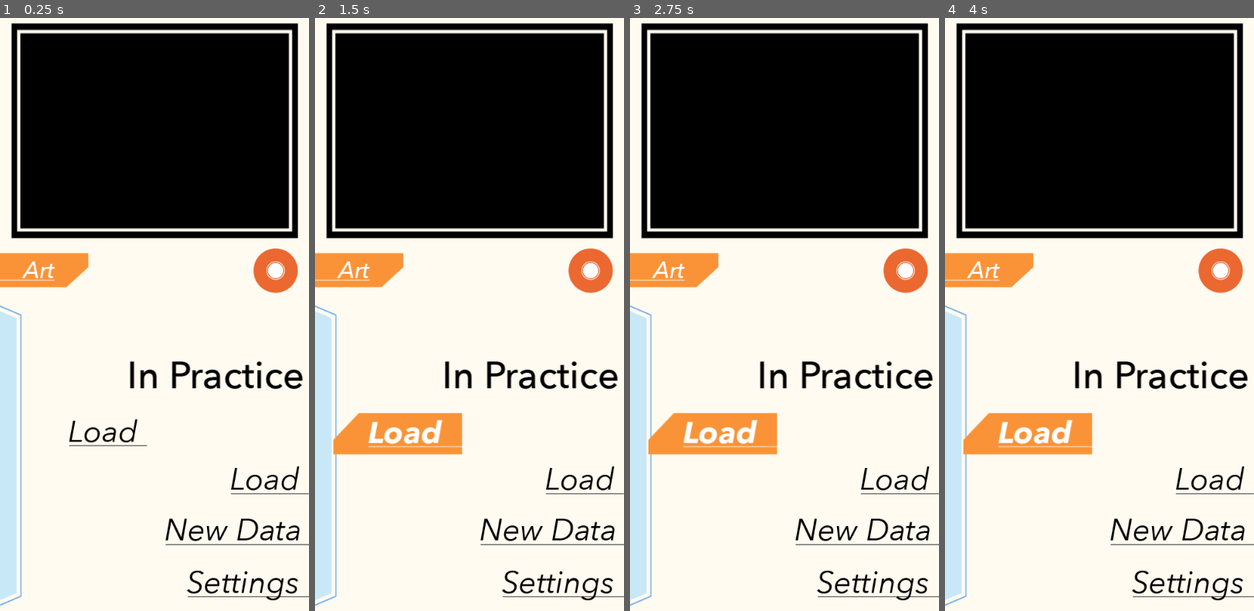
Above: before the commit, frames 1-4 (left to right).
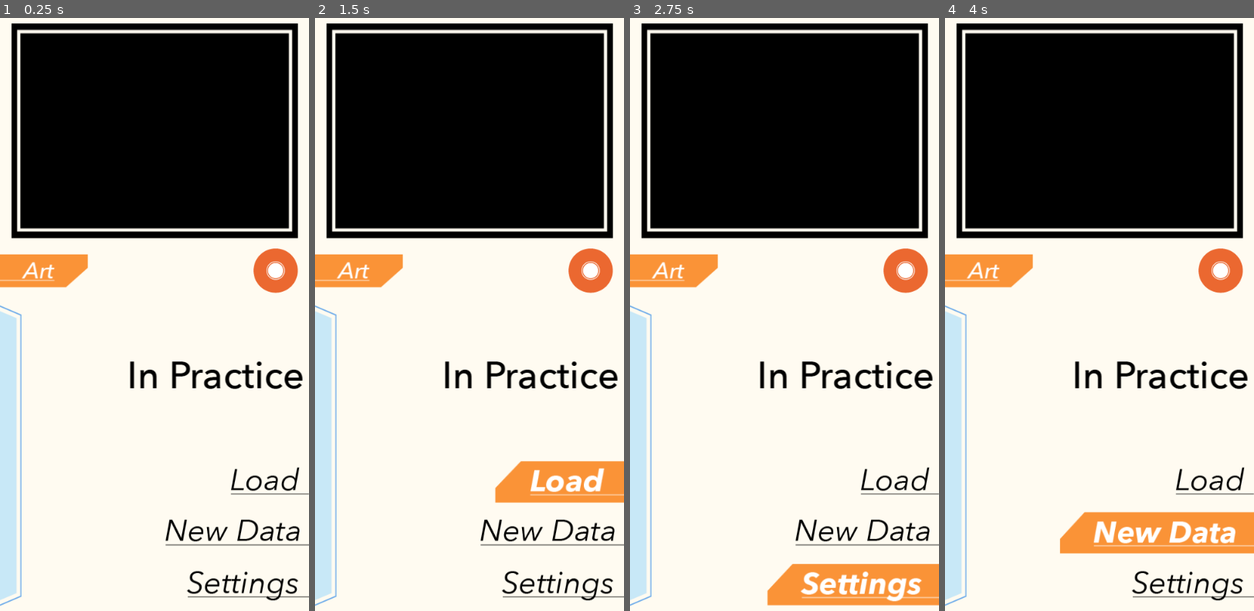
Above: after the commit, the same moments.

Repository: jv40/In-Practice
Game: Godot game, scene res://scenes/home_menu.tscn
The game is run twice, just before and just after one commit, with the same random seed, the same clock (stepped at 60 frames per second) and the same inputs.
Inputs (mouse positions are in pixels of both pictures, inside the frame that each line leads up to; where the layout moved, square brackets give the same spot in the first picture):
- Up to frame 1 (0.25 s): no input
- Up to frame 2 (1.5 s): click (590, 272) at 0.5 s; click (583, 486) [423, 433] at 1.25 s
- Up to frame 3 (2.75 s): click (877, 587) [738, 433] at 2 s
- Up to frame 4 (4 s): click (988, 272) [1053, 433] at 2.75 s; click (1182, 533) [1053, 433] at 3.5 s

The runs differ from the first frame. In frame 1, 1.6% of the frame differs, in the area x 0-100%, y 39-99%; in frame 2, 5.9%; in frame 3, 6.8%; in frame 4, 7.0%.

Commit message:
Home Menu Button created using UI Button Scene

Diff:
--- a/scenes/home_menu.tscn
+++ b/scenes/home_menu.tscn
@@ -113,6 +113,60 @@
 [sub_resource type="StyleBoxTexture" id="StyleBoxTexture_0k336"]
 texture = ExtResource("7_nwib3")
 
+[sub_resource type="StyleBoxTexture" id="StyleBoxTexture_yc4qc"]
+texture = ExtResource("13_pe3pj")
+expand_margin_left = 80.0
+expand_margin_top = 5.0
+expand_margin_bottom = 5.0
+
+[sub_resource type="StyleBoxTexture" id="StyleBoxTexture_nwib3"]
+texture = ExtResource("13_pe3pj")
+expand_margin_left = 80.0
+expand_margin_top = 5.0
+expand_margin_bottom = 5.0
+
+[sub_resource type="StyleBoxTexture" id="StyleBoxTexture_ogu25"]
+texture = ExtResource("13_pe3pj")
+expand_margin_left = 80.0
+expand_margin_top = 5.0
+expand_margin_bottom = 5.0
+
+[sub_resource type="StyleBoxTexture" id="StyleBoxTexture_86nr7"]
+texture = ExtResource("8_ogu25")
+
+[sub_resource type="StyleBoxTexture" id="StyleBoxTexture_5l6jb"]
+texture = ExtResource("14_m56bf")
+expand_margin_left = 80.0
+expand_margin_top = 5.0
+expand_margin_bottom = 5.0
+
+[sub_resource type="StyleBoxTexture" id="StyleBoxTexture_653sy"]
+texture = ExtResource("14_m56bf")
+expand_margin_left = 80.0
+expand_margin_top = 5.0
+expand_margin_bottom = 5.0
+
+[sub_resource type="StyleBoxTexture" id="StyleBoxTexture_15j8l"]
+texture = ExtResource("14_m56bf")
+expand_margin_left = 80.0
+expand_margin_top = 5.0
+expand_margin_bottom = 5.0
+
+[sub_resource type="StyleBoxTexture" id="StyleBoxTexture_pe3pj"]
+texture = ExtResource("9_86nr7")
+
+[sub_resource type="StyleBoxTexture" id="StyleBoxTexture_m56bf"]
+texture = ExtResource("6_yc4qc")
+
+[sub_resource type="StyleBoxTexture" id="StyleBoxTexture_d3jxw"]
+texture = ExtResource("6_yc4qc")
+
+[sub_resource type="StyleBoxTexture" id="StyleBoxTexture_tjbjj"]
+texture = ExtResource("6_yc4qc")
+
+[sub_resource type="StyleBoxTexture" id="StyleBoxTexture_y3dyl"]
+texture = ExtResource("6_yc4qc")
+
 [node name="HomeMenu" type="Control"]
 layout_mode = 3
 anchors_preset = 15
@@ -159,6 +213,7 @@
 texture = ExtResource("5_u2ahj")
 
 [node name="Art Button" type="Button" parent="."]
+visible = false
 layout_mode = 1
 anchors_preset = -1
 anchor_left = 0.151
@@ -179,6 +234,7 @@
 icon = ExtResource("6_yc4qc")
 
 [node name="Load Button" type="Button" parent="."]
+visible = false
 layout_mode = 1
 anchors_preset = -1
 anchor_left = 0.871
@@ -199,6 +255,7 @@
 icon = ExtResource("7_nwib3")
 
 [node name="New Data Button" type="Button" parent="."]
+visible = false
 layout_mode = 1
 anchors_preset = -1
 anchor_left = 0.766
@@ -219,6 +276,7 @@
 icon = ExtResource("8_ogu25")
 
 [node name="Settings Button" type="Button" parent="."]
+visible = false
 layout_mode = 1
 anchors_preset = -1
 anchor_left = 0.802
@@ -270,17 +328,53 @@
 [node name="ClickSFX" type="AudioStreamPlayer" parent="."]
 stream = ExtResource("17_y3dyl")
 
-[node name="Button" parent="." instance=ExtResource("18_hvx0t")]
+[node name="Load But" parent="." instance=ExtResource("18_hvx0t")]
 layout_mode = 0
-offset_left = 109.0
-offset_top = 656.0
-offset_right = 238.0
-offset_bottom = 719.0
+offset_left = 371.0
+offset_top = 734.0
+offset_right = 500.0
+offset_bottom = 797.0
 theme_override_styles/focus = SubResource("StyleBoxEmpty_hvx0t")
 theme_override_styles/hover_pressed = SubResource("StyleBoxTexture_hvx0t")
 theme_override_styles/hover = SubResource("StyleBoxTexture_e8hk2")
 theme_override_styles/pressed = SubResource("StyleBoxTexture_u2ahj")
 theme_override_styles/normal = SubResource("StyleBoxTexture_0k336")
+
+[node name="New Data But" parent="." instance=ExtResource("18_hvx0t")]
+layout_mode = 0
+offset_left = 266.0
+offset_top = 816.0
+offset_right = 500.0
+offset_bottom = 879.0
+theme_override_styles/focus = SubResource("StyleBoxEmpty_hvx0t")
+theme_override_styles/hover_pressed = SubResource("StyleBoxTexture_yc4qc")
+theme_override_styles/hover = SubResource("StyleBoxTexture_nwib3")
+theme_override_styles/pressed = SubResource("StyleBoxTexture_ogu25")
+theme_override_styles/normal = SubResource("StyleBoxTexture_86nr7")
+
+[node name="Settings But" parent="." instance=ExtResource("18_hvx0t")]
+layout_mode = 0
+offset_left = 302.0
+offset_top = 900.0
+offset_right = 500.0
+offset_bottom = 963.0
+theme_override_styles/focus = SubResource("StyleBoxEmpty_hvx0t")
+theme_override_styles/hover_pressed = SubResource("StyleBoxTexture_5l6jb")
+theme_override_styles/hover = SubResource("StyleBoxTexture_653sy")
+theme_override_styles/pressed = SubResource("StyleBoxTexture_15j8l")
+theme_override_styles/normal = SubResource("StyleBoxTexture_pe3pj")
+
+[node name="Art But" parent="." instance=ExtResource("18_hvx0t")]
+layout_mode = 0
+offset_left = 0.0
+offset_top = 394.0
+offset_right = 142.0
+offset_bottom = 449.0
+theme_override_styles/focus = SubResource("StyleBoxEmpty_hvx0t")
+theme_override_styles/hover_pressed = SubResource("StyleBoxTexture_m56bf")
+theme_override_styles/hover = SubResource("StyleBoxTexture_d3jxw")
+theme_override_styles/pressed = SubResource("StyleBoxTexture_tjbjj")
+theme_override_styles/normal = SubResource("StyleBoxTexture_y3dyl")
 
 [connection signal="pressed" from="Home Button" to="." method="_on_home_button_pressed"]
 [connection signal="pressed" from="Art Button" to="." method="_on_art_button_pressed"]
Not shown: 1 places in scenes/home_menu.tscn that only renumber resources
